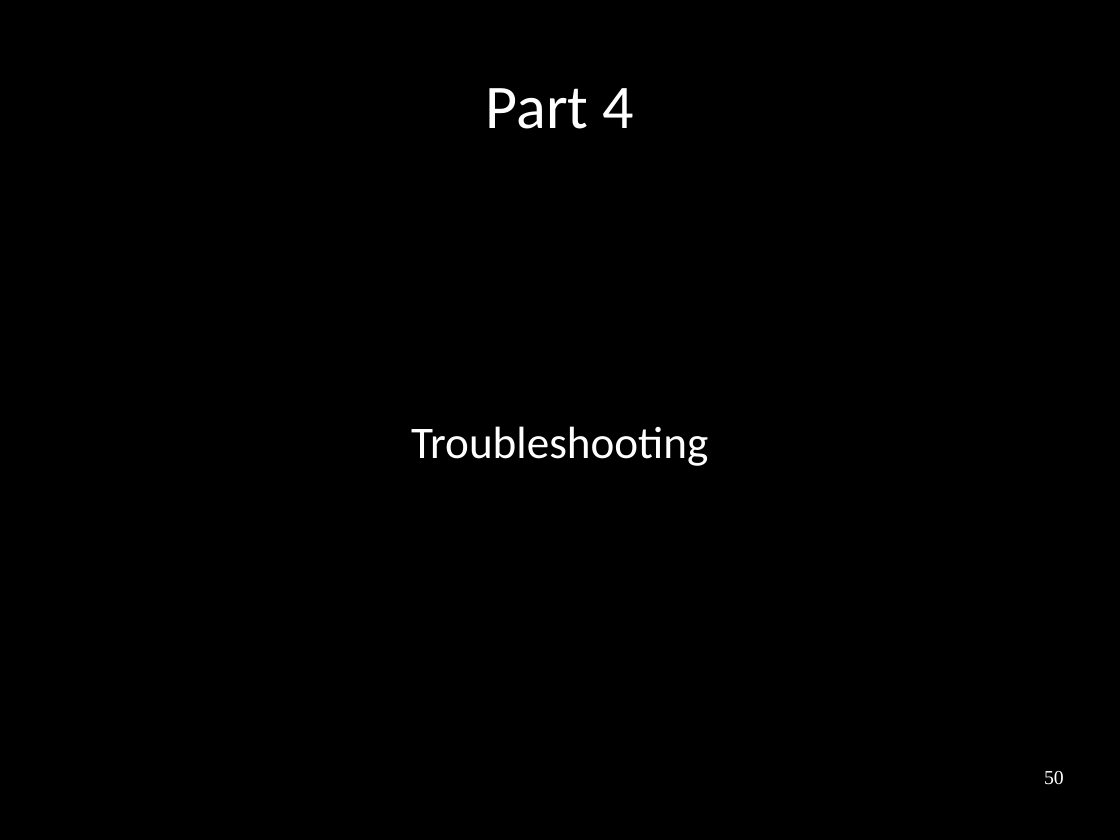
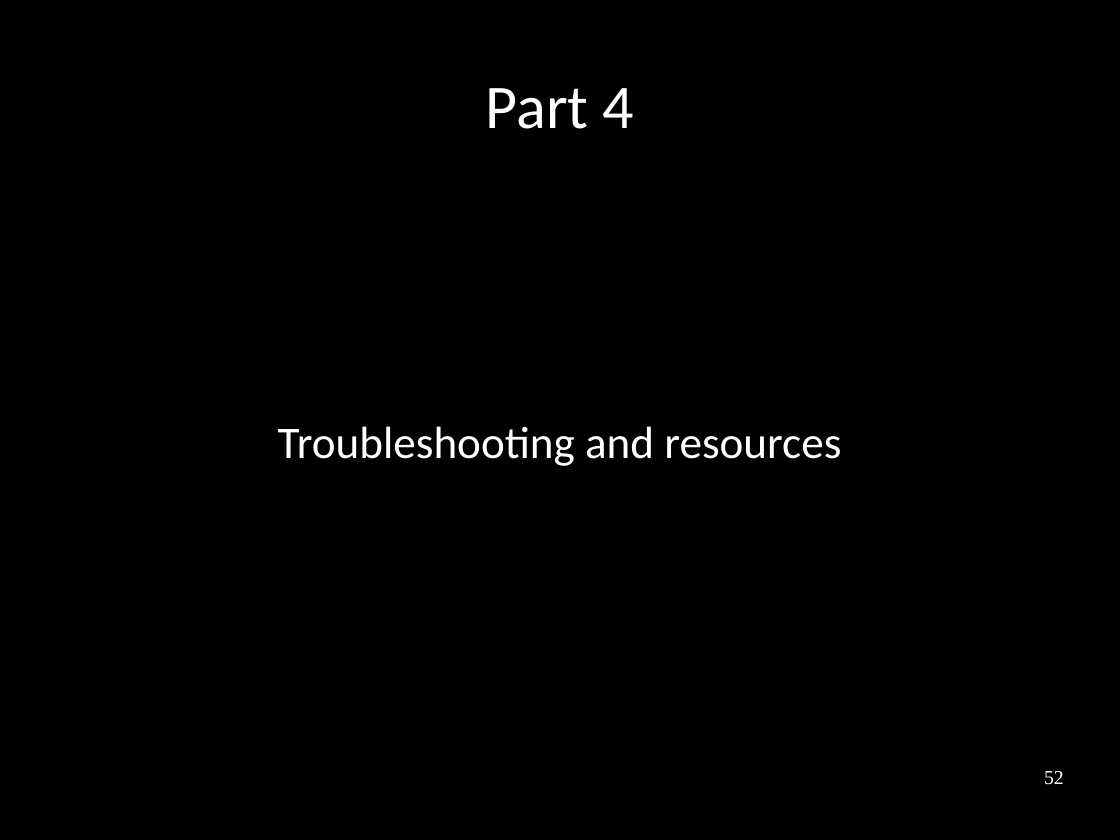
Before and after one commit to frasercrmck/llvm-leg, a slide deck: slide 52 of docs/Codeplay/Slides.odp (slide 50 before the commit). Drawn at 1120x840 pixels with LibreOffice and Linux fonts; fonts in the diff are those of the drawing. Boxes give left, top, right and bottom in pixels: in the first picture for what was removed or moved away, otherwise in the second. Text is boxed around its words. In the diff, an @@ line names an element or a change of style, - is before the commit and + after.

```diff
--- a/docs/Codeplay/Slides.odp
+++ b/docs/Codeplay/Slides.odp
@@ subtitle at <box>278,426,841,466</box>: text changed @@
-Troubleshooting
+Troubleshooting and resources
@@ page number at <box>1044,771,1064,785</box>: text changed @@
-50
+52
```
Also in this commit, not shown: 10 other slides changed, 6 slides added, 3 slides removed.
